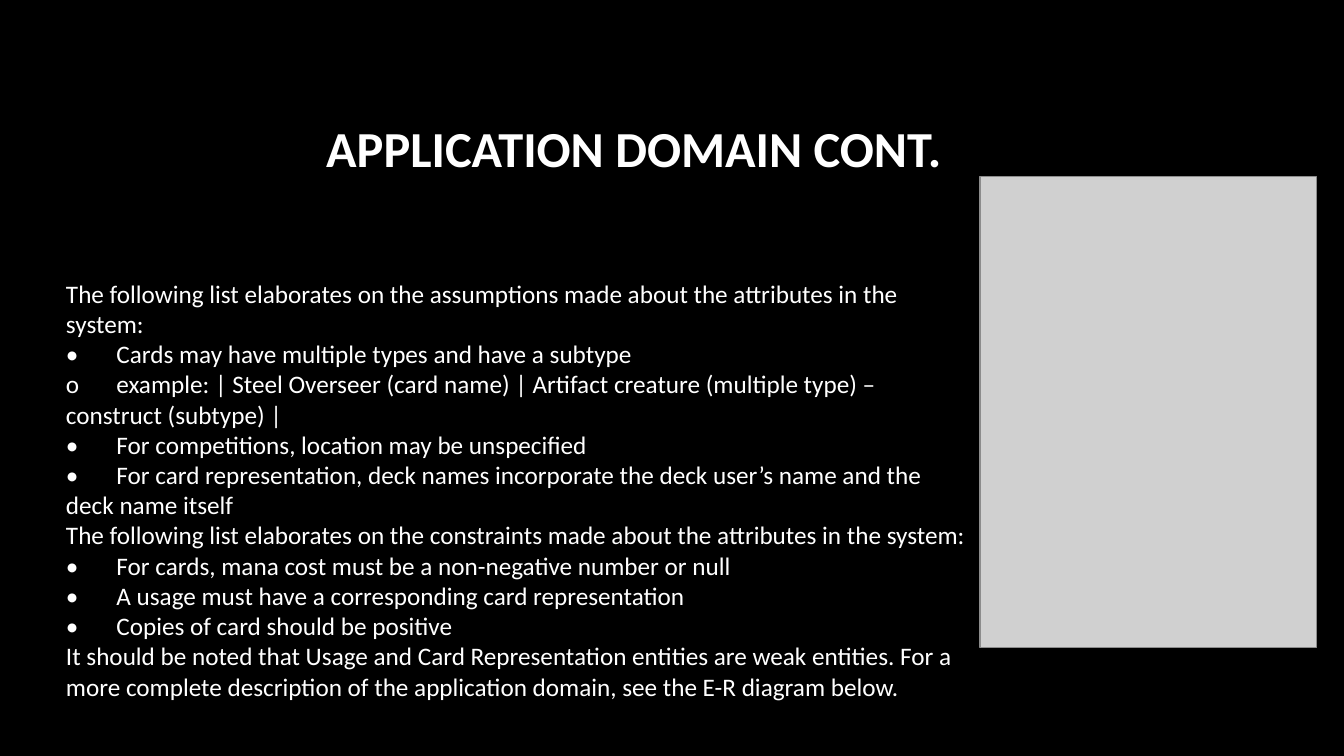
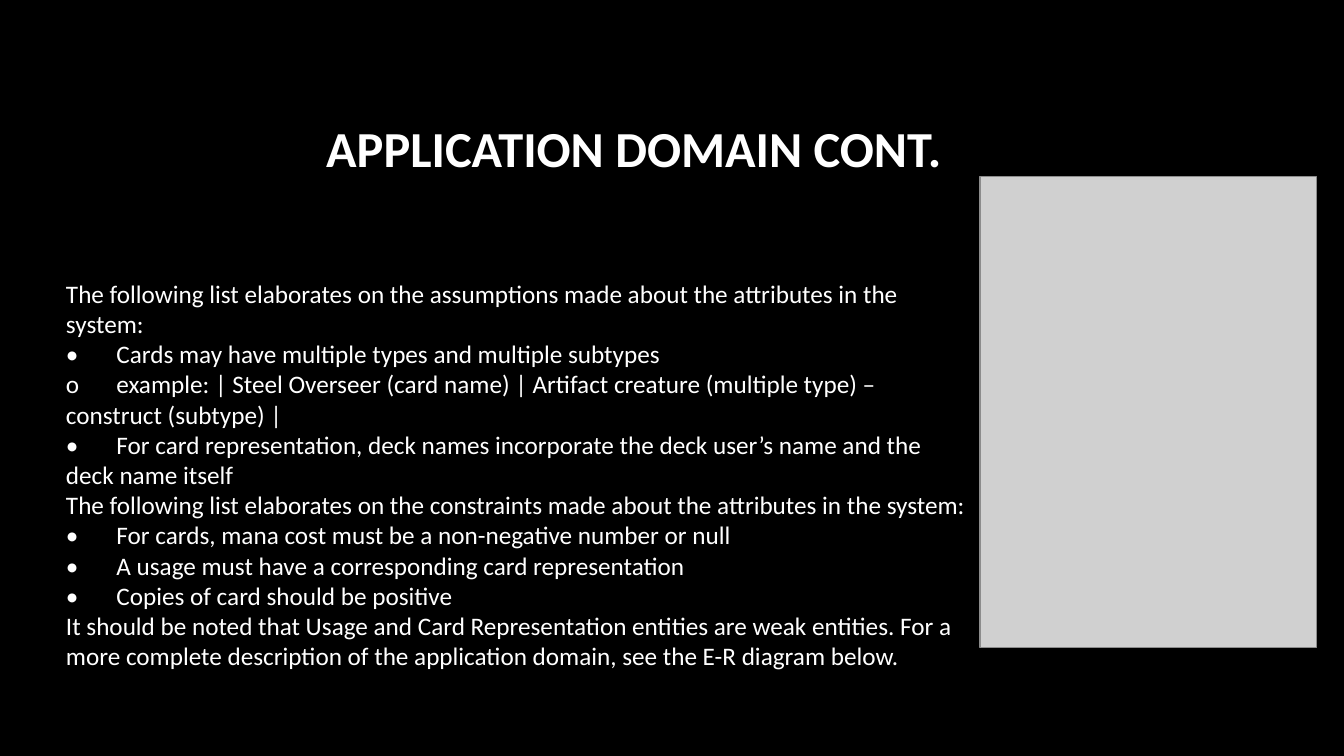
Before and after one commit to jedibob5/CSC4402DBProject, a slide deck: slide 4 of project/presentation/Databases project.pptx. Drawn at 1344x756 pixels with LibreOffice and Linux fonts; fonts in the diff are those of the drawing; grey boxes stand for pictures; background and template pictures are left out. Boxes give left, top, right and bottom in pixels: in the first picture for what was removed or moved away, otherwise in the second. Text is boxed around its words. In the diff, an @@ line names an element or a change of style, - is before the commit and + after.

```diff
--- a/project/presentation/Databases project.pptx
+++ b/project/presentation/Databases project.pptx
@@ text at (116, 345, 660, 367): text changed @@
-• Cards may have multiple types and have a subtype
+• Cards may have multiple types and multiple subtypes
@@ text at (116, 436, 587, 458): paragraph removed @@
-• For competitions, location may be unspecified
```
Also in this commit, not shown: 2 other slides changed, 1 slide added, 2 other files.
